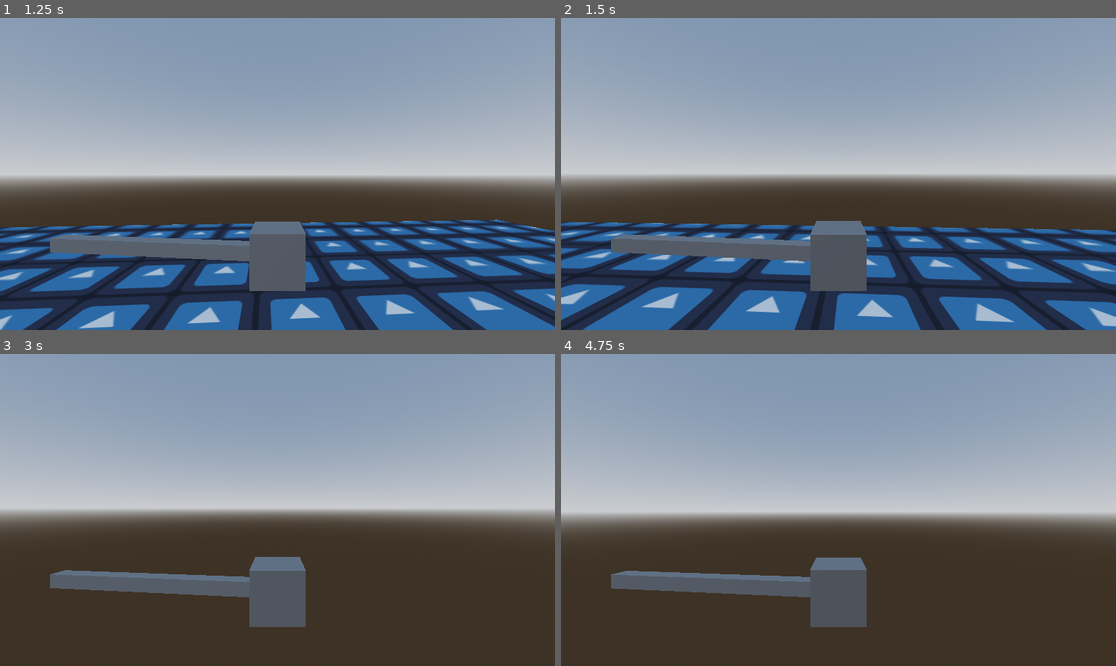
Above: before the commit, frames 1-4 (two rows, left to right).
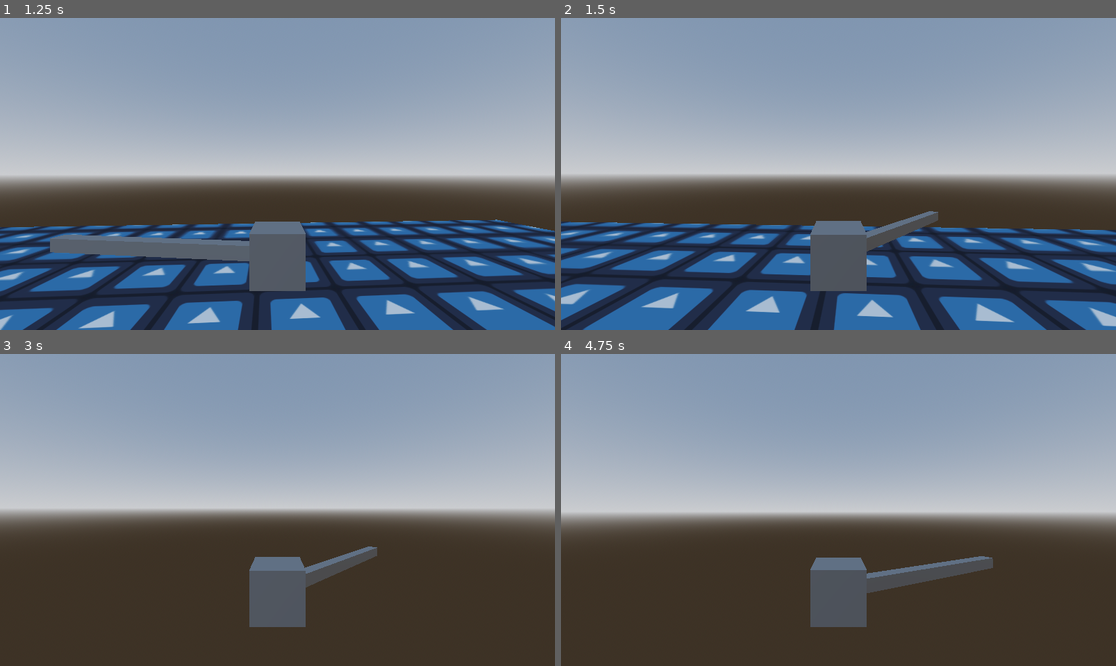
Above: after the commit, the same moments.

Repository: p-rint/Default-Cube
Game: Godot game, scene res://Main.tscn
Two runs of this game, one before a commit and one after it. Both use one fixed random seed, a clock stepped at 60 frames per second and the inputs below. The engine's default icon, where the game draws it, is replaced by a stand-in: a white triangle on a blue panel in a dark square.
Inputs (mouse positions are in pixels of both pictures, inside the frame that each line leads up to):
- Up to frame 1 (1.25 s): tap Enter (ui_accept) at 0.5, 0.77 s; move the mouse to (305, 174) at 0.52 s; hold W (Up) from 0.53 s (still down); click (305, 174) at 0.6 s
- Up to frame 2 (1.5 s): keep holding W (Up); move the mouse to (810, 174) at 1.27 s; click (810, 174) at 1.35 s
- Up to frame 3 (3 s): keep holding W (Up); tap Enter (ui_accept) at 1.52 s; move the mouse to (288, 503) at 2.02 s; hold Tab (Tab) 2.03-2.78 s; click (288, 503) at 2.3 s; move the mouse to (271, 516) at 2.77 s; click (271, 516) at 2.85 s
- Up to frame 4 (4.75 s): keep holding W (Up); tap Enter (ui_accept) at 3.02, 3.5, 3.77, 4.25, 4.52 s; move the mouse to (877, 513) at 3.52 s; click (877, 513) at 3.6 s; move the mouse to (794, 506) at 4.27 s; tap Tab (Tab) at 4.35 s; click (794, 506) at 4.55 s

Frame 1 is identical in both runs. In frame 2, 2.9% of the frame differs, in the area x 9-68%, y 61-78%; in frame 3, 2.9%; in frame 4, 3.4%, in the area x 9-78%, y 64-78%.
Error after the commit: Parse Error: Preload file "res://hit_effect.tscn" does not exist. (res://MainGame.gd:3)

Commit message:
Mainly worked on improving hit effects and impact of attacks
Added a hit flash particle effect
Added enemy knockback

Diff:
--- a/MainGame.gd
+++ b/MainGame.gd
@@ -1,4 +1,9 @@
 extends Node
+
+const hitEffect = preload("res://hit_effect.tscn")
+
+@onready var player: CharacterBody3D = $"../Player"
+
 
 
 # Called when the node enters the scene tree for the first time.
@@ -16,4 +21,12 @@
 
 
 func hitStop(time : float) -> void:
-	$Timers/HitStop.start(time)
+	await get_tree().create_timer(.06).timeout
+	#$Timers/HitStop.start(time)
+
+
+func hitFX(pos : Vector3) -> void:
+	var new : GPUParticles3D = hitEffect.instantiate()
+	new.global_position = pos
+	new.look_at(player.global_position)
+	$Particles.add_child(new)
--- a/Player.gd
+++ b/Player.gd
@@ -40,6 +40,7 @@
 
 
 	if Input.is_action_just_pressed("Attack"):
+		animPlr.stop()
 		animPlr.play("Slash")
 		Character.rotation.y = atan2(camForw.x, camForw.z)
 	move_and_slide()
--- a/hitbox.gd
+++ b/hitbox.gd
@@ -34,4 +34,5 @@
 
 func hit(enemy : CharacterBody3D) -> void:
 	enemy.damage(1)
-	gameScript.hitStop(.09)
+	gameScript.hitFX(enemy.global_position)
+	gameScript.hitStop(.2)
Not shown, added: Hit_Effect.gd.uid
